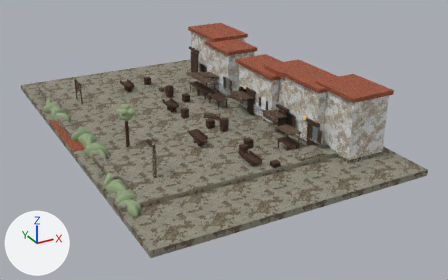
What one commit did to the Blender file projects/hichaukitoden-game/assets/authoring/environments/st_maria_market_row.blend.
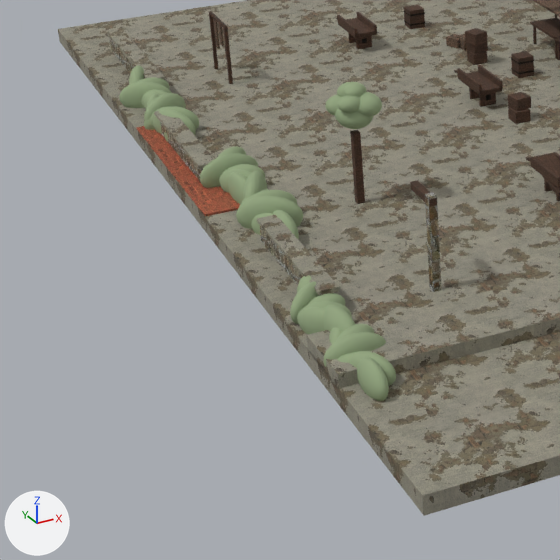
Old and new are each drawn whole from a 50 mm lens placed at (-25.2, -55.5, 24.7), pointed at (3.4, -3.4, -1.4) and again close up on the part from 0% to 44% of the width and 27% to 98% of the height. The lights are fixed; the arrows at lower left show +X, +Y and +Z. The last two pictures show the newer version.

The scene before the commit, as lines of its bpy script (objects in view):
```python
ob_fg_palm_trunk = bpy.data.objects.new('FG_palm_trunk', me_fg_palm_trunk_mesh)
ob_fg_palm_trunk.parent = ob_st_maria_market_row
ob_fg_palm_trunk.location = (-7.0, -3.16, 1.3)
ob_near_hedge_0_8 = bpy.data.objects.new('NEAR_hedge_0_8', me_icosphere_008)
ob_near_hedge_0_8.parent = ob_st_maria_market_row
ob_near_hedge_0_8.location = (-10.99, 9.532, 0.324)
ob_near_hedge_0_8.rotation_euler = (-0.0524, 0.0, 4.328)  # degrees (-3, 0, 248)
ob_near_hedge_1_2 = bpy.data.objects.new('NEAR_hedge_1_2', me_icosphere_014)
ob_near_hedge_1_2.parent = ob_st_maria_market_row
ob_near_hedge_1_2.location = (-10.3, -3.56, 0.383)
ob_near_hedge_1_2.rotation_euler = (0.0, 0.0, 1.082)  # degrees (0, 0, 62)
ob_near_hedge_1_9 = bpy.data.objects.new('NEAR_hedge_1_9', me_icosphere_021)
ob_near_hedge_1_9.parent = ob_st_maria_market_row
ob_near_hedge_1_9.location = (-10.39, 0.64, 0.351)
ob_near_hedge_1_9.rotation_euler = (-0.0524, 0.0, 4.869)  # degrees (-3, 0, 279)
ob_near_hedge_2_0 = bpy.data.objects.new('NEAR_hedge_2_0', me_icosphere_023)
ob_near_hedge_2_0.parent = ob_st_maria_market_row
ob_near_hedge_2_0.location = (-11.19, -15.2, 0.287)
ob_near_hedge_2_0.rotation_euler = (-0.0524, 0.0, 0.0)  # degrees (-3, 0, 0)
ob_near_hedge_2_1 = bpy.data.objects.new('NEAR_hedge_2_1', me_icosphere_024)
ob_near_hedge_2_1.parent = ob_st_maria_market_row
ob_near_hedge_2_1.location = (-11.01, -14.69, 0.299)
ob_near_hedge_2_1.rotation_euler = (0.0524, 0.0, 0.541)  # degrees (3, 0, 31)
ob_near_hedge_2_3 = bpy.data.objects.new('NEAR_hedge_2_3', me_icosphere_026)
ob_near_hedge_2_3.parent = ob_st_maria_market_row
ob_near_hedge_2_3.location = (-11.1, -13.65, 0.332)
ob_near_hedge_2_3.rotation_euler = (0.0, 0.0, 1.623)  # degrees (0, 0, 93)
ob_near_hedge_2_6 = bpy.data.objects.new('NEAR_hedge_2_6', me_icosphere_029)
ob_near_hedge_2_6.parent = ob_st_maria_market_row
ob_near_hedge_2_6.location = (-11.01, -12.1, 0.38)
ob_near_hedge_2_6.rotation_euler = (0.0524, 0.0, 3.246)  # degrees (3, 0, 186)
ob_near_hedge_2_7 = bpy.data.objects.new('NEAR_hedge_2_7', me_icosphere_030)
ob_near_hedge_2_7.parent = ob_st_maria_market_row
ob_near_hedge_2_7.location = (-11.28, -11.59, 0.261)
ob_near_hedge_2_7.rotation_euler = (-0.105, 0.0, 3.787)  # degrees (-6, 0, 217)
# also in view: 'NEAR_parapet_2_coping' at (-10.7, -7.5, 0.8); 'NEAR_eaves' at (-11.2, 2.7, -0.1); 'ground_apron_0' at (1.3, -13.4, 0.2); 'ground' at (1.3, 0.0, -0.3); 'NEAR_parapet_0_coping' at (-10.4, 13.4, 0.8)
```
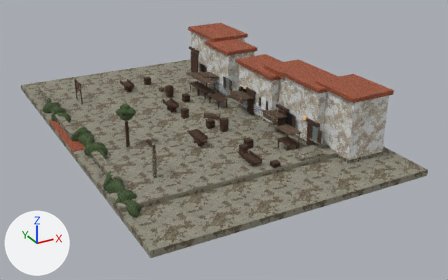
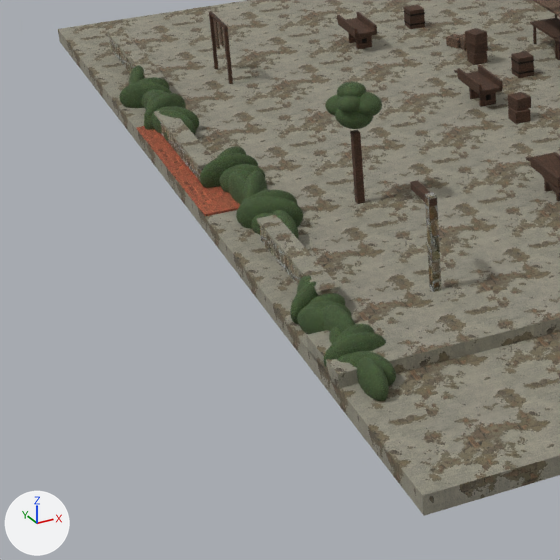
Commit message: Bind foliage to a sourced CC0 set

The change, as JSON lines over the scene's bpy script:
```json
{"op": "add", "block": "img_albedo_png_008", "code": ["img_albedo_png_008 = load_image('albedo.png.008', '../../materials/foliage/albedo.png', 512, 512, 'sRGB')"]}
{"op": "add", "block": "img_roughness_png_008", "code": ["img_roughness_png_008 = load_image('roughness.png.008', '../../materials/foliage/roughness.png', 512, 512, 'Non-Color')"]}
{"op": "add", "block": "img_ao_png_008", "code": ["img_ao_png_008 = load_image('ao.png.008', '../../materials/foliage/ao.png', 512, 512, 'Non-Color')"]}
{"op": "add", "block": "img_height_png_008", "code": ["img_height_png_008 = load_image('height.png.008', '../../materials/foliage/height.png', 512, 512, 'Non-Color')"]}
{"block": "mat_sr_foliage", "change": "nodes: BsdfPrincipled, OutputMaterial"}
{"block": "mat_sr_foliage", "change": "colours: greyish green #93a57f"}
{"block": "mat_sr_foliage", "change": "nodes: BsdfPrincipled, Bump, Mapping, Math, MixRGB, NewGeometry, OutputMaterial, TexImage x4"}
{"block": "mat_sr_foliage", "change": "uses the picture img_albedo_png_008"}
{"block": "mat_sr_foliage", "change": "uses the picture img_ao_png_008"}
{"block": "mat_sr_foliage", "change": "uses the picture img_height_png_008"}
{"block": "mat_sr_foliage", "change": "uses the picture img_roughness_png_008"}
```

Boxes (x1, y1, x2, y2) around the edits, measured in the close-ups (560 x 560 px):
```json
{"object": "NEAR_hedge_1_2", "change": "surface changed", "before": [236, 196, 303, 229], "after": [236, 196, 303, 229], "on screen": "greyish green to green"}
{"object": "NEAR_hedge_2_0", "change": "surface changed", "before": [357, 357, 389, 401], "after": [357, 357, 389, 401], "on screen": "greyish green to green"}
{"object": "NEAR_hedge_2_3", "change": "surface changed", "before": [323, 332, 386, 367], "after": [323, 332, 386, 367], "on screen": "greyish green to green"}
{"object": "NEAR_hedge_1_9", "change": "surface changed", "before": [200, 153, 258, 188], "after": [200, 153, 258, 188], "on screen": "greyish green to green"}
{"object": "NEAR_hedge_0_8", "change": "surface changed", "before": [119, 82, 172, 108], "after": [119, 82, 172, 108], "on screen": "greyish green to green"}
{"object": "NEAR_hedge_2_7", "change": "surface changed", "before": [298, 307, 325, 334], "after": [298, 307, 325, 334], "on screen": "greyish green to green"}
{"object": "NEAR_hedge_2_6", "change": "surface changed", "before": [324, 305, 355, 332], "after": [324, 305, 355, 332], "on screen": "greyish green to green"}
{"object": "NEAR_hedge_2_1", "change": "surface changed", "before": [349, 351, 396, 386], "after": [349, 351, 396, 386], "on screen": "greyish green to green"}
{"object": "NEAR_hedge_2_10", "change": "surface changed", "before": [290, 281, 319, 324], "after": [290, 281, 319, 324], "on screen": "greyish green to green"}
{"object": "NEAR_hedge_0_4", "change": "surface changed", "before": [144, 93, 186, 121], "after": [144, 93, 186, 121], "on screen": "greyish green to green"}
{"object": "FG_palm_crown_0", "change": "surface changed", "before": [335, 108, 373, 129], "after": [335, 108, 373, 129], "on screen": "greyish green to green"}
{"object": "FG_palm_crown_1", "change": "surface changed", "before": [357, 92, 382, 117], "after": [357, 92, 382, 117], "on screen": "greyish green to green"}
{"object": "NEAR_hedge_1_5", "change": "surface changed", "before": [243, 171, 267, 200], "after": [243, 171, 267, 200], "on screen": "greyish green to green"}
{"object": "NEAR_hedge_1_6", "change": "surface changed", "before": [228, 172, 247, 205], "after": [228, 172, 247, 205], "on screen": "greyish green to green"}
{"object": "NEAR_hedge_0_1", "change": "surface changed", "before": [153, 110, 196, 135], "after": [153, 110, 196, 135], "on screen": "greyish green to green"}
{"object": "FG_palm_crown_4", "change": "surface changed", "before": [337, 95, 360, 113], "after": [337, 95, 360, 113], "on screen": "greyish green to green"}
{"object": "NEAR_hedge_1_0", "change": "surface changed", "before": [272, 210, 299, 240], "after": [272, 210, 299, 240], "on screen": "greyish green to green"}
{"object": "NEAR_hedge_1_3", "change": "surface changed", "before": [244, 190, 297, 204], "after": [244, 190, 297, 204], "on screen": "greyish green to green"}
{"object": "NEAR_hedge_0_2", "change": "surface changed", "before": [151, 106, 199, 130], "after": [151, 106, 199, 130], "on screen": "greyish green to green"}
{"object": "NEAR_hedge_2_4", "change": "surface changed", "before": [336, 323, 374, 341], "after": [336, 323, 374, 341], "on screen": "greyish green to green"}
{"object": "NEAR_hedge_2_9", "change": "surface changed", "before": [308, 293, 345, 306], "after": [308, 293, 345, 306], "on screen": "greyish green to green"}
{"object": "NEAR_hedge_1_7", "change": "surface changed", "before": [220, 169, 251, 193], "after": [220, 169, 251, 193], "on screen": "greyish green to green"}
{"object": "FG_palm_crown_5", "change": "surface changed", "before": [344, 82, 366, 97], "after": [344, 82, 366, 97], "on screen": "greyish green to green"}
{"object": "NEAR_hedge_2_8", "change": "surface changed", "before": [297, 301, 352, 324], "after": [297, 301, 352, 324], "on screen": "greyish green to green"}
{"object": "NEAR_hedge_0_11", "change": "surface changed", "before": [129, 65, 145, 84], "after": [129, 65, 145, 84], "on screen": "greyish green to green"}
{"object": "FG_palm_crown_2", "change": "surface changed", "before": [325, 95, 341, 116], "after": [325, 95, 341, 116], "on screen": "greyish green to green"}
{"object": "NEAR_hedge_1_8", "change": "surface changed", "before": [219, 164, 265, 182], "after": [219, 164, 265, 182], "on screen": "greyish green to green"}
{"object": "NEAR_hedge_1_1", "change": "surface changed", "before": [251, 213, 272, 235], "after": [251, 213, 272, 235], "on screen": "greyish green to green"}
{"object": "NEAR_hedge_0_9", "change": "surface changed", "before": [136, 77, 170, 89], "after": [136, 77, 170, 89], "on screen": "greyish green to green"}
{"object": "NEAR_hedge_1_10", "change": "surface changed", "before": [217, 146, 246, 158], "after": [217, 146, 246, 158]}
{"object": "NEAR_hedge_2_5", "change": "surface changed", "before": [329, 327, 342, 344], "after": [329, 327, 342, 344]}
{"object": "NEAR_hedge_2_11", "change": "surface changed", "before": [297, 275, 311, 293], "after": [297, 275, 311, 293]}
{"object": "FG_palm_crown_3", "change": "surface changed", "before": [337, 82, 366, 97], "after": [337, 82, 366, 97]}
{"object": "NEAR_hedge_2_2", "change": "surface changed", "before": [337, 352, 355, 363], "after": [337, 352, 355, 363]}
{"object": "NEAR_hedge_0_7", "change": "surface changed", "before": [141, 89, 167, 108], "after": [141, 89, 167, 108]}
{"object": "NEAR_hedge_0_3", "change": "surface changed", "before": [144, 117, 155, 130], "after": [144, 117, 155, 130]}
{"object": "NEAR_hedge_0_6", "change": "surface changed", "before": [144, 92, 161, 109], "after": [144, 92, 161, 109]}
{"object": "NEAR_hedge_0_5", "change": "surface changed", "before": [146, 94, 159, 108], "after": [146, 94, 159, 108]}
{"object": "NEAR_hedge_1_4", "change": "surface changed", "before": [241, 188, 268, 205], "after": [241, 188, 268, 205]}
```
